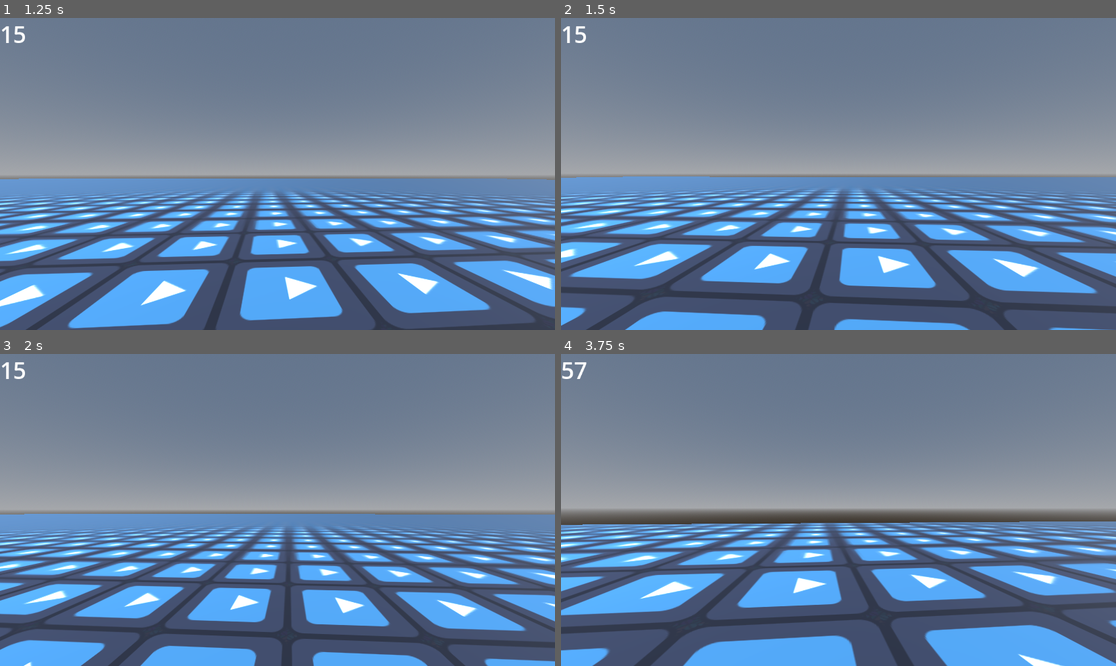
Above: before the commit, frames 1-4 (two rows, left to right).
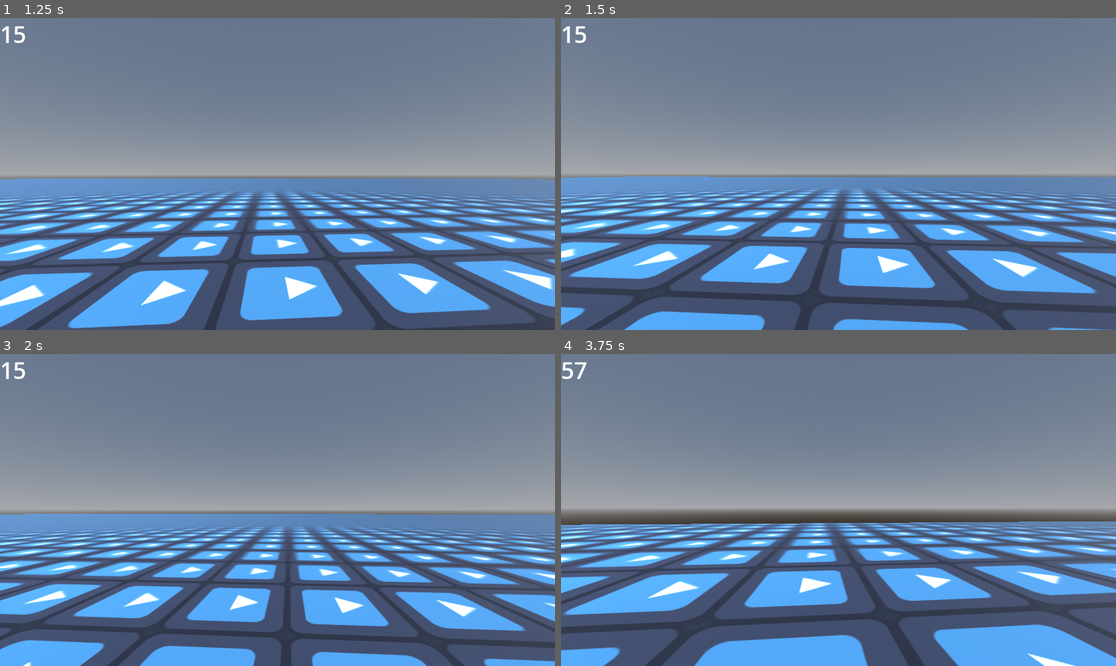
Above: after the commit, the same moments.

Repository: uniqueusername/zeta
Game: Godot game, scene res://levels/world.tscn
The game is run twice, just before and just after one commit, with the same random seed, the same clock (stepped at 60 frames per second) and the same inputs. The engine's default icon, where the game draws it, is replaced by a stand-in: a white triangle on a blue panel in a dark square.
Inputs (mouse positions are in pixels of both pictures, inside the frame that each line leads up to):
- Up to frame 1 (1.25 s): tap Enter at 0.5 s; move the mouse to (305, 174) at 0.52 s; hold W (forward) from 0.53 s (still down); hold Shift (dash) from 0.53 s (still down); tap Space (jump) at 0.77 s
- Up to frame 2 (1.5 s): keep holding W (forward); move the mouse to (810, 174) at 1.27 s; release Shift (dash) at 1.28 s; tap Shift (dash) at 1.35 s
- Up to frame 3 (2 s): keep holding W (forward); tap Space (jump) at 1.52 s
- Up to frame 4 (3.75 s): keep holding W (forward); move the mouse to (849, 503) at 2.02 s; hold C (slide) 2.03-2.78 s; tap Shift (dash) at 2.3, 2.85 s; move the mouse to (832, 516) at 2.77 s; tap Space (jump) at 3.02 s; move the mouse to (877, 513) at 3.52 s; hold Shift (dash) from 3.53 s (still down)

Frame 1 is identical in both runs. In frame 2, 0.5% of the frame differs, in the area x 0-100%, y 68-100%; in frame 3, 0.5%; in frame 4, 6.9%, in the area x 0-100%, y 53-100%.

Commit message:
add air strafe multiplier

Diff:
--- a/objects/player/movement.gd
+++ b/objects/player/movement.gd
@@ -24,9 +24,11 @@
 ## dashing
 const dash_vel: float = 25
 const slide_dash_multiplier: float = 0.35
+const dash_cooldown: float = 1
 
 ## other
 const jump_vel: float = 3
+const air_strafe_mult: float = 0.5
 
 # variables
 var sliding: bool = false
@@ -46,7 +48,7 @@
 	if event.is_action_pressed("jump") and p.is_on_floor():
 		_jump()
 
-	if event.is_action_pressed("dash"):
+	if event.is_action_pressed("dash") and $dash_cooldown.is_stopped():
 		_dash(Input.get_axis("left", "right"))
 
 	if event.is_action_pressed("slide"):
@@ -58,12 +60,14 @@
 	p.velocity.y -= gravity * delta
 
 func _handle_walking(movement_dir: Vector2, delta: float) -> void:
+	var multiplier: float = 1 if p.is_on_floor() else air_strafe_mult
+
 	if movement_dir:
 		walking.emit()
-		_set_player_vel_from_2d(_get_2d_player_vel().move_toward(movement_dir * max_walk_vel, walk_accel * delta))
+		_set_player_vel_from_2d(_get_2d_player_vel().move_toward(movement_dir * max_walk_vel, walk_accel * multiplier * delta))
 	else:
 		not_walking.emit()
-		_set_player_vel_from_2d(_get_2d_player_vel().move_toward(Vector2.ZERO, walk_accel * delta))
+		_set_player_vel_from_2d(_get_2d_player_vel().move_toward(Vector2.ZERO, walk_accel * multiplier * delta))
 
 func _handle_sliding(movement_dir: Vector2, delta: float) -> void:
 	var curr_vel: Vector2 = _get_2d_player_vel()
@@ -84,6 +88,7 @@
 	var input: Vector2 = Vector2(dash_dir, 0)
 	var multiplier: float = 1 if not sliding else slide_dash_multiplier
 	var new_vel: Vector2 = _get_2d_player_vel() + _calculate_movement_dir(input) * dash_vel * multiplier
+	$dash_cooldown.start(dash_cooldown)
 
 	_set_player_vel_from_2d(new_vel)
 	camera.dash(dash_dir)
--- a/objects/player/player.tscn
+++ b/objects/player/player.tscn
@@ -75,6 +75,10 @@
 camera = NodePath("../Camera3D")
 speed_label = NodePath("../AspectRatioContainer/speed")
 
+[node name="dash_cooldown" type="Timer" parent="movement"]
+wait_time = 2.0
+one_shot = true
+
 [node name="MeshInstance3D" type="MeshInstance3D" parent="."]
 transform = Transform3D(1, 0, 0, 0, 1, 0, 0, 0, 1, 0, 1, 0)
 mesh = SubResource("CapsuleMesh_8k27h")
